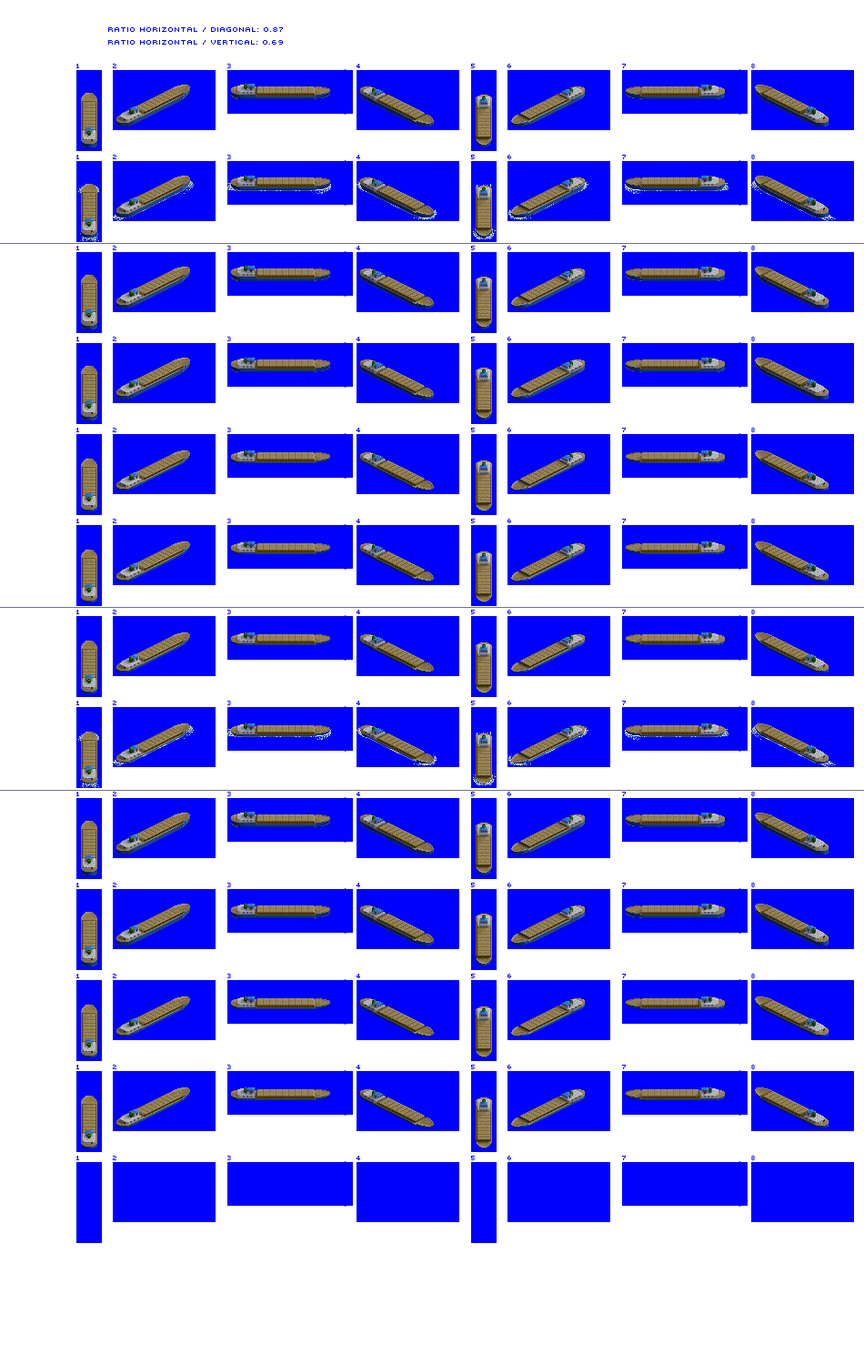
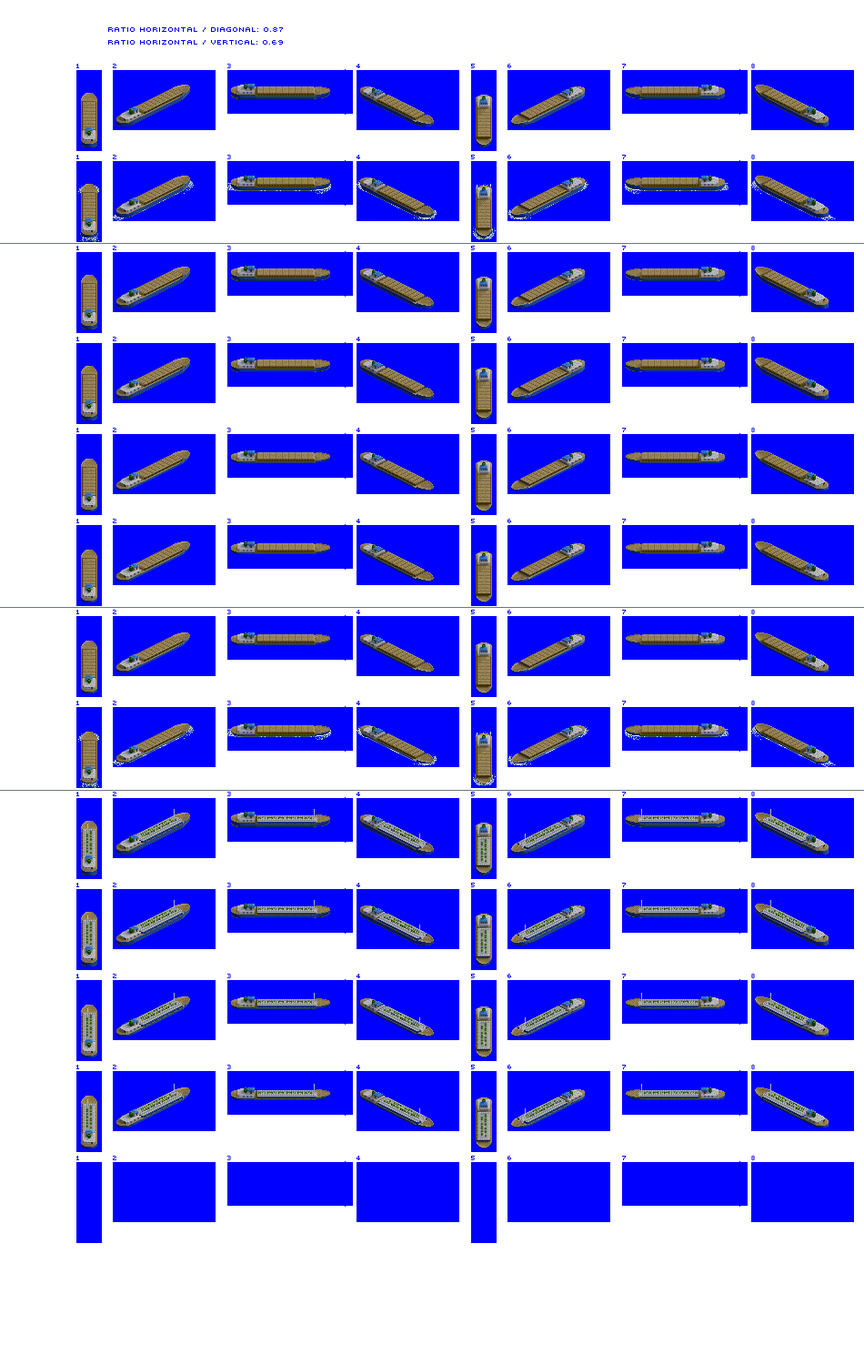
Before/after of a 864 x 1365 layered artwork. What changed in the layer stack:
added layer "Deck Overlay" (dissolve) above "prop / bow wash" over [80,808,810,1141]
